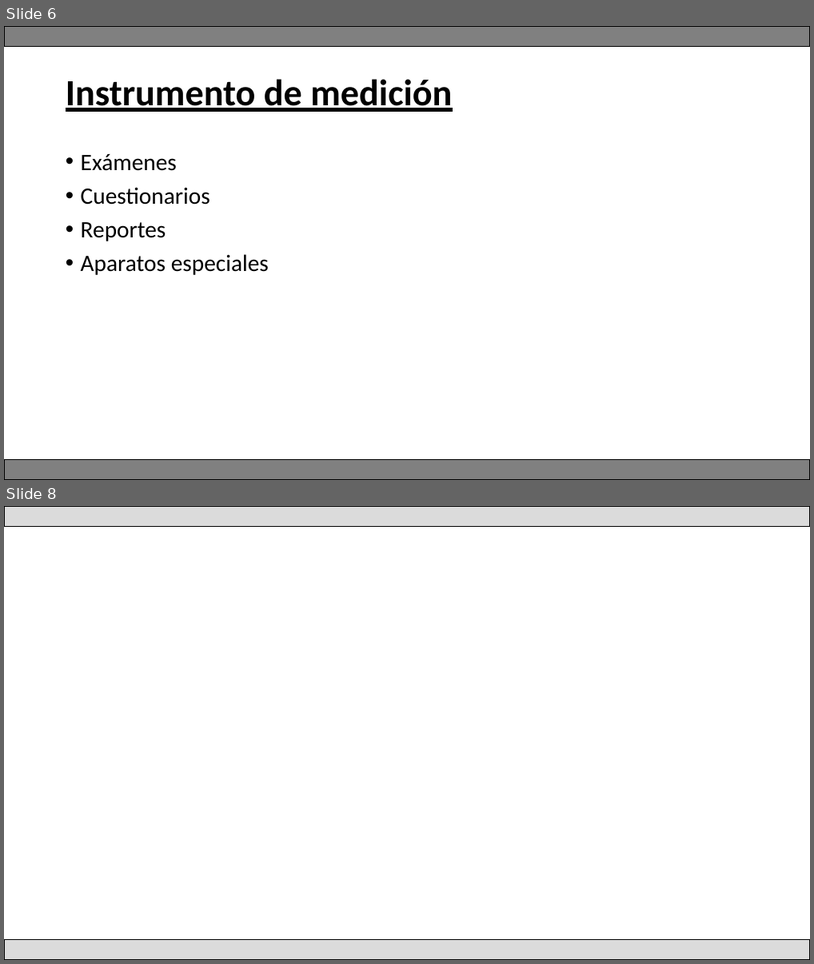
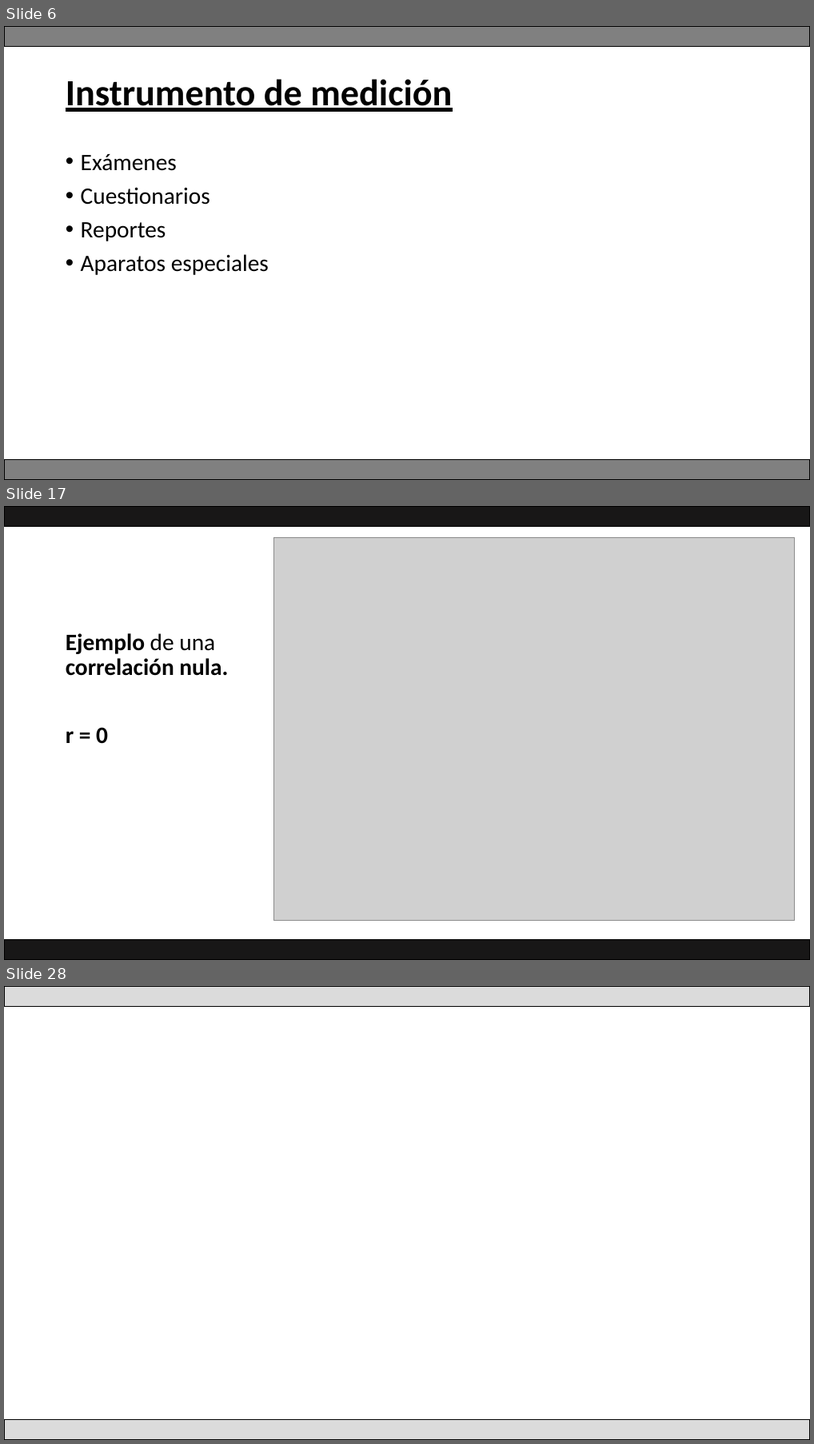
Before and after one commit to Adrifelcha/afchavez-019, a slide deck: JeanPiaget/Presentaciones/04_RecolecciónyAnálisisDatos.pptx. Shown one above the other, each under a label of ours: slides 6 and 8 before the commit, slides 6, 17 and 28 after it; the slides between them are not shown. The pictures are 814x964 and 814x1444 pixels, drawn with LibreOffice and Linux fonts; fonts in the diff are those of the drawing; grey boxes stand for pictures. Boxes give left, top, right and bottom in pixels: in the first picture for what was removed or moved away, otherwise in the second. Text is boxed around its words. In the diff, an @@ line names an element or a change of style, - is before the commit and + after.

```diff
--- a/JeanPiaget/Presentaciones/04_RecolecciónyAnálisisDatos.pptx
+++ b/JeanPiaget/Presentaciones/04_RecolecciónyAnálisisDatos.pptx
@@ slide 17 added at (4,506,810,960), background #FFFFFF @@
@@ rectangle added at (4,506,810,526), fill #181717, outline #000000 1 pt @@
@@ picture added at (274,537,795,920) @@
@@ text added at (66,633,228,744), 28 pt, text #000000, bold @@
+Ejemplo de una correlación nula.
+r = 0
@@ rectangle added at (4,940,810,960), fill #181717, outline #000000 1 pt @@
@@ what was slide 8 is now slide 28 @@
```
Also in this commit, not shown: 1 slide changed, 19 other slides added, 11 other files.
